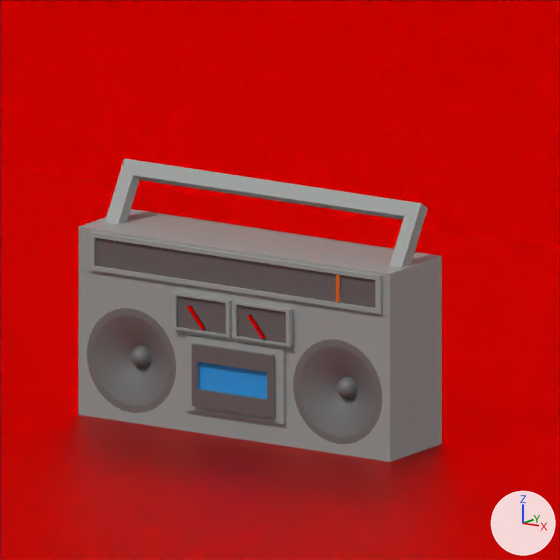
The Blender file boombox.blend as it was, and as the next commit left it.
One viewpoint serves both versions: the file's camera 'Camera'. Arrows for +X, +Y and +Z are at lower right; the lights stay in place.
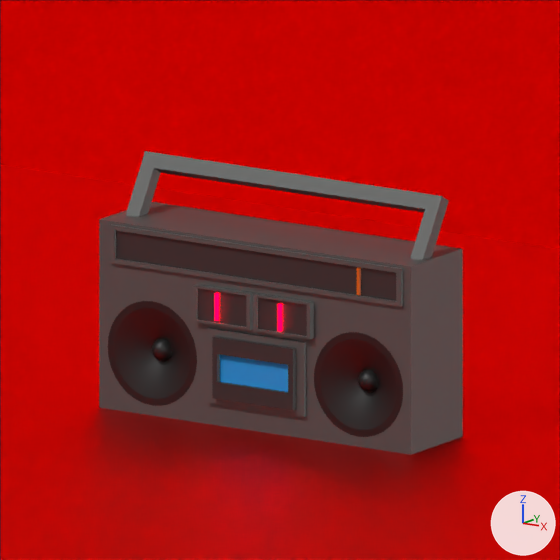
Where the newer file only moved an object's origin or applied its transform, the numbers keep the older frame.

The change in detail:
Material 'Gray' (mat_gray) changes colour from grey #9ea29f to dark grey #5f6160; in linear values from (0.344, 0.359, 0.348) to (0.115, 0.119, 0.116).
Material 'Material.001' (mat_material_001) changes colour from dark grey #616161 to black #303030; in linear values from (0.119, 0.119, 0.119) to (0.0291, 0.0291, 0.0291).
Material 'Black' (mat_black) changes colour from dark grey #6e6e6e to black #131313; in linear values from (0.157, 0.157, 0.157) to (0.00637, 0.00637, 0.00637).
Material 'Material.003' (mat_material_003) is new.
Its base color is (1.0, 0.0, 0.00621) (red #ff0012).
Its strength is 25.0.
me_cube_016 has 8 vertices, 6 faces and spans x -1.0..1.0, y -1.0..1.0, z -1.0..1.0.
me_cube_016 no longer uses material mat_red (red #e70900).
me_cube_016 now uses material mat_material_003 (red #ff0012).
me_cube_018 has 8 vertices, 6 faces and spans x -1.0..1.0, y -1.0..1.0, z -1.0..1.0.
me_cube_018 no longer uses material mat_red (red #e70900).
me_cube_018 now uses material mat_material_003 (red #ff0012).
Object 'Boombox' (ob_boombox) moves from (0.0, 0.049, 0.516) to (0.0, 0.251, 0.516).
Object 'Cube.001' (ob_cube_001) moves from (0.014, -0.183, 0.326) to (0.014, 0.02, 0.326).
Object 'Cube.002' (ob_cube_002) moves from (0.014, -0.105, 0.914) to (0.014, 0.098, 0.914).
Object 'Cube.004' (ob_cube_004) moves from (0.925, 0.076, 1.155) to (0.925, 0.279, 1.155).
Object 'left_speaker' (ob_left_speaker) moves from (-0.66, -0.203, 0.342) to (-0.66, 0.0, 0.342).
Object 'right_speaker' (ob_right_speaker) moves from (0.663, -0.203, 0.342) to (0.663, 0.0, 0.342).
Object 'Cube.005' (ob_cube_005) moves from (-0.194, -0.183, 0.659) to (-0.194, 0.02, 0.659).
Object 'Cube.006' (ob_cube_006) moves from (0.192, -0.183, 0.659) to (0.192, 0.02, 0.659).

Location of each change, [x1, y1, x2, y2] in pixels of the pictures (560 x 560 px):
'Boombox', recoloured, moved: before [78, 209, 442, 462]; after [99, 202, 463, 455]
'Cube.002', recoloured, moved: before [89, 232, 382, 314]; after [110, 224, 403, 307]
'Cube.004', recoloured, moved: before [105, 158, 428, 267]; after [126, 151, 449, 260]
'Cube.001', recoloured, moved: before [186, 335, 285, 424]; after [207, 328, 306, 417]
'left_speaker', recoloured, moved: before [87, 308, 176, 413]; after [108, 301, 197, 406]
'right_speaker', recoloured, moved: before [293, 339, 382, 444]; after [314, 332, 403, 437]
'Cube.006', recoloured, moved: before [232, 301, 293, 347]; after [253, 293, 314, 339]
'Cube.005', recoloured, moved: before [172, 291, 233, 338]; after [193, 284, 254, 330]
'Cube.008', recoloured: [187, 293, 219, 330] in both
'Cube.007', recoloured: [247, 304, 282, 339] in both
